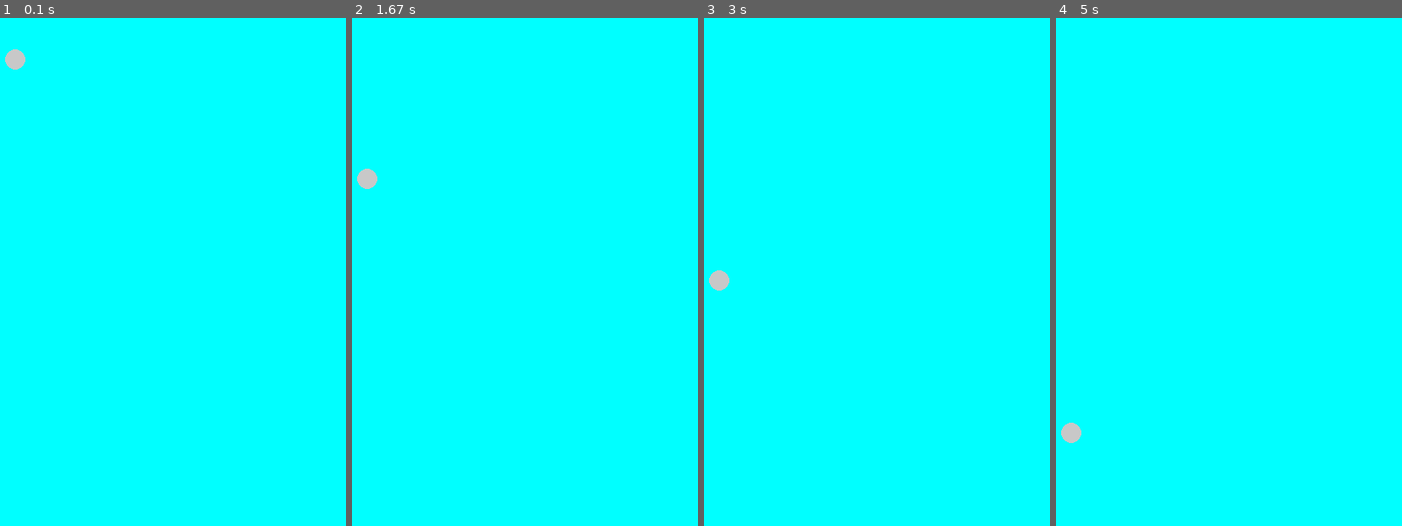
Above: before the commit, frames 1-4 (left to right).
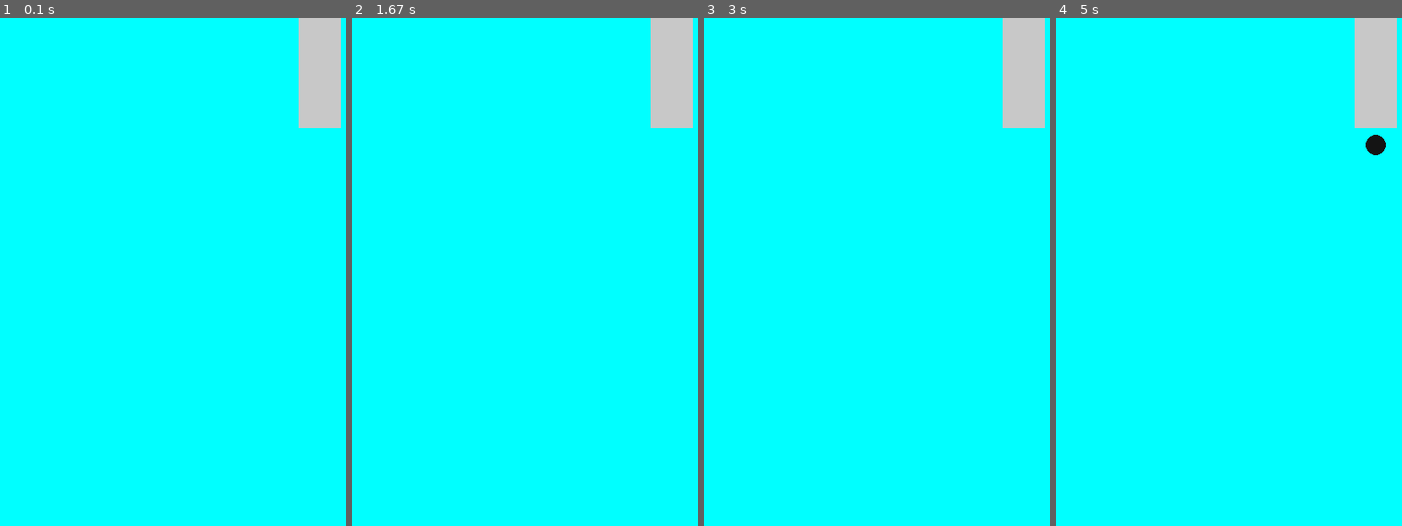
Above: after the commit, the same moments.

Repository: craigmaloney/pygame_2014_mug_code
Game: pygame game, started from main.py
Same seed, same stepped clock (60 frames per second), same inputs: the game is played once before the commit and once after it. The source is Python 2; it was converted automatically to run under Python 3.
Inputs:
- Up to frame 1 (0.1 s): no input
- Up to frame 2 (1.67 s): no input
- Up to frame 3 (3 s): no input
- Up to frame 4 (5 s): no input

The runs differ from the first frame. In frame 1, 2.8% of the frame differs, in the area x 1-99%, y 0-22%; in frame 2, 2.8%; in frame 3, 2.8%; in frame 4, 3.0%, in the area x 1-99%, y 0-84%.

Commit message:
Bomber using events to drop bombs in rhythmic pace

Diff:
--- a/main.py
+++ b/main.py
@@ -5,11 +5,14 @@
 from pygame.locals import HWSURFACE
 from pygame.locals import QUIT
 from pygame.locals import SRCALPHA
+from pygame.locals import USEREVENT
 
 SCREENRECT = pygame.Rect(0, 0, 800, 600)
 FPS = 30
 AQUA = (0, 255, 255)
 LIGHT_GRAY = (200, 200, 200)
+DARK_GRAY = (20, 20, 20)
+DROP_BOMB = USEREVENT
 
 
 class Bomb(pygame.sprite.Sprite):
@@ -23,7 +26,7 @@
         self.image = pygame.Surface((self.bomb_size, self.bomb_size), SRCALPHA)
         pygame.draw.circle(
             self.image,
-            LIGHT_GRAY,
+            DARK_GRAY,
             (self.half_bomb_size, self.half_bomb_size),
             self.half_bomb_size)
 
@@ -33,6 +36,47 @@
     def update(self):
         self.y += self.speed
         self.rect.center = (self.x, self.y)
+
+
+class Bomber(pygame.sprite.Sprite):
+    def __init__(self):
+        self.x = 400
+        self.y = 30
+
+        pygame.sprite.Sprite.__init__(self, self.containers)
+        self.image = pygame.Surface((50, 200))
+        self.image.fill(LIGHT_GRAY)
+
+        self.rect = self.image.get_rect()
+        self.rect.center = (self.x, self.y)
+
+        # AKA the level
+        self.madness = 1
+        self.speed = 2 * self.madness
+        self.bomb_rate_miliseconds = 2000
+        self.num_bombs = 10
+
+    def set_bomb_rate_miliseconds(self):
+        brms = 2000 - (self.madness * 60)
+        if brms <= 0:
+            brms = 10
+            return brms
+
+    def update(self):
+        self.rect.center = (self.x, self.y)
+        pass
+
+    def set_bomber_timer(self, rate):
+        print self.bomb_rate_miliseconds
+        pygame.time.set_timer(DROP_BOMB, rate)
+
+    def drop_bomb(self):
+        Bomb(self.x, self.y, self.speed)
+        self.num_bombs = self.num_bombs - 1
+        if self.num_bombs > 0:
+            self.set_bomber_timer(int(self.bomb_rate_miliseconds))
+        else:
+            self.set_bomber_timer(0)
 
 
 def main():
@@ -50,15 +94,21 @@
     # Sprites
     all = pygame.sprite.OrderedUpdates()
     bomb = pygame.sprite.Group()
+    bomber = pygame.sprite.Group()
     Bomb.containers = all, bomb
+    Bomber.containers = all, bomber
 
-    Bomb(40, 40,  3)
+    bomber = Bomber()
+    bomber.set_bomber_timer(3000)
+
     # All games are essentially one giant loop
     while True:
         for event in pygame.event.get():
             if event.type == QUIT:
                 pygame.quit
                 sys.exit()
+            if event.type == DROP_BOMB:
+                bomber.drop_bomb()
 
         all.clear(screen, background)
         all.update()
